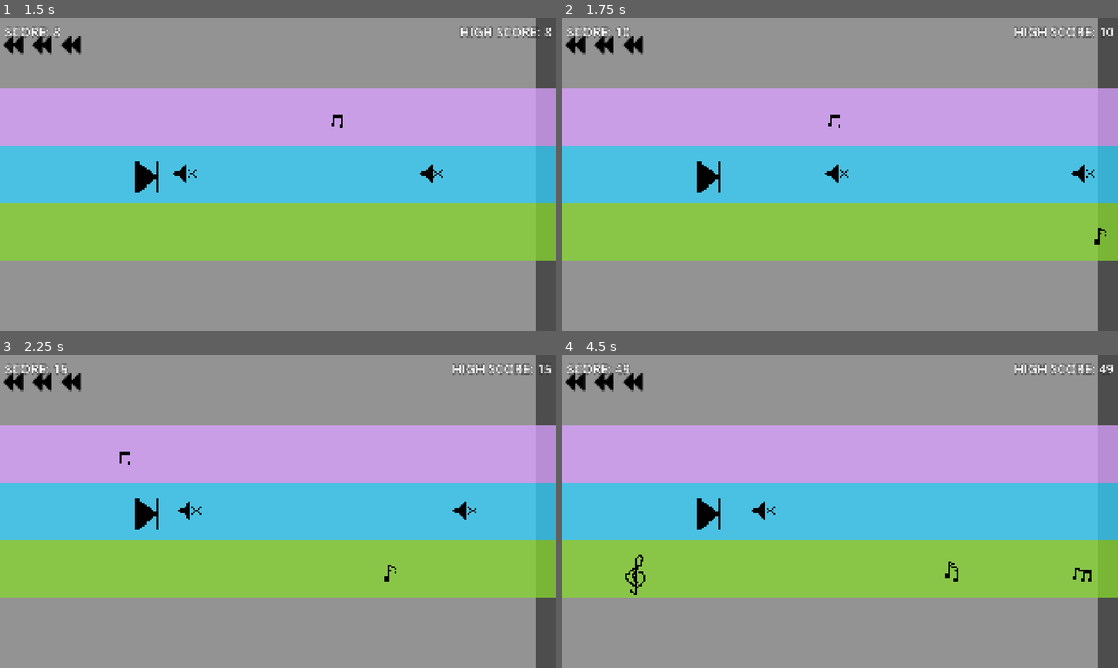
Above: before the commit, frames 1-4 (two rows, left to right).
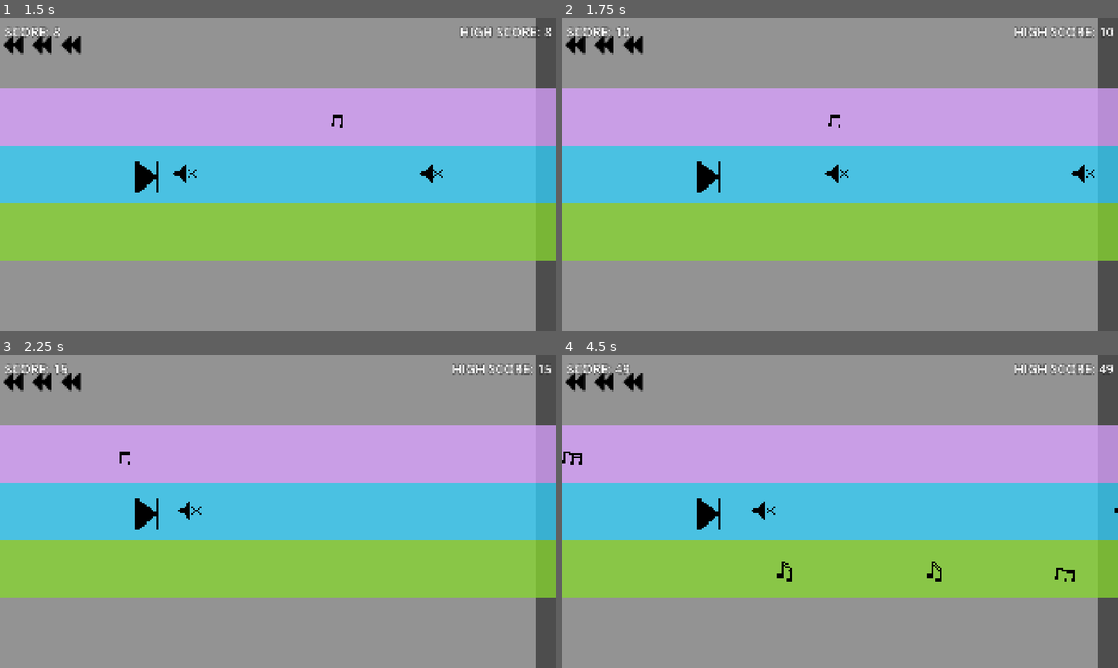
Above: after the commit, the same moments.

Repository: chorwat2137/haven-2026
Game: Godot game, scene res://scenes/main.tscn
The game is run twice, just before and just after one commit, with the same random seed, the same clock (stepped at 60 frames per second) and the same inputs.
Inputs:
- Up to frame 1 (1.5 s): tap Enter (ui_accept) at 0.5, 0.77 s; hold Right (ui_right) from 0.53 s (still down); tap Space (shoot) at 0.6, 1.35 s
- Up to frame 2 (1.75 s): keep holding Right (ui_right); tap Enter (ui_accept) at 1.52 s
- Up to frame 3 (2.25 s): release Right (ui_right) at 2.03 s; hold Left (ui_left) from 2.03 s (still down); tap Space (shoot) at 2.1 s
- Up to frame 4 (4.5 s): release Left (ui_left) at 2.78 s; hold Right (ui_right) 2.78-4.28 s; tap Space (shoot) at 2.85, 3.6, 4.35 s; tap Enter (ui_accept) at 3.02, 3.77 s; hold Left (ui_left) from 4.28 s (still down)

Frame 1 is identical in both runs. In frame 2, less than 0.1% of the frame differs, in the area x 95-98%, y 67-73%; in frame 3, 0.1%; in frame 4, 0.5%, in the area x 0-100%, y 30-77%.

Commit message:
Automatic sync

Diff:
--- a/scripts/main.gd
+++ b/scripts/main.gd
@@ -43,7 +43,7 @@
 	var input_min = START_SPEED
 	var input_max = MAX_SPEED
 
-	var output_min = 800.0
+	var output_min = 500.0
 	var output_max = 1500.0
 
 	return output_min + (input - input_min) * (output_max - output_min) / (input_max - input_min)
